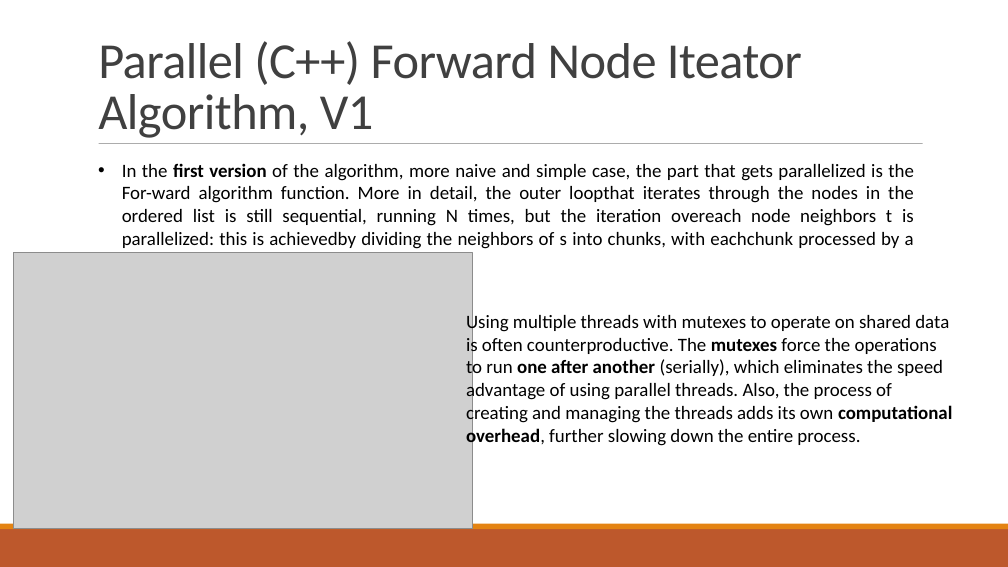
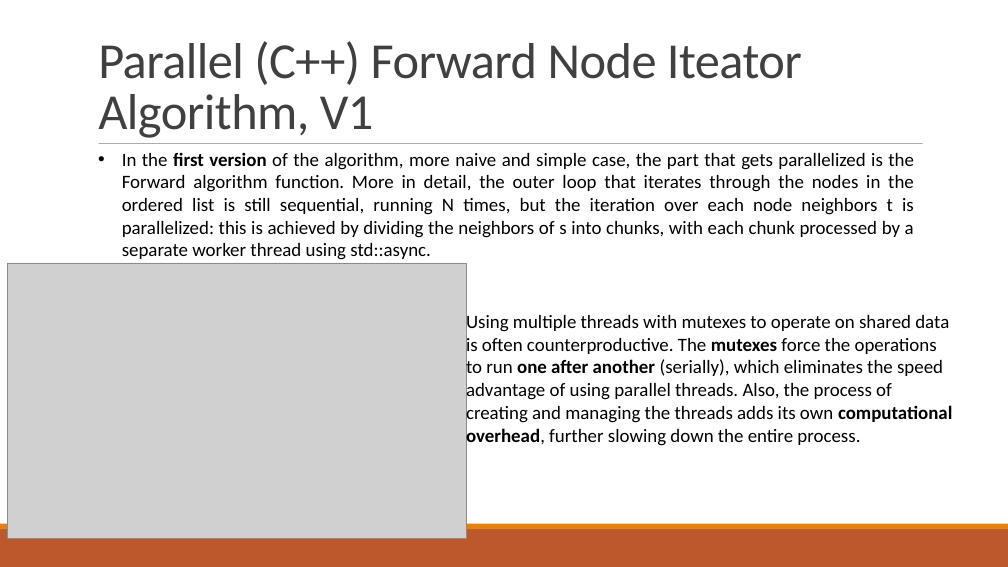
Before and after one commit to RiccardoRevalor/ParallelTriangleCounting, a slide deck: slide 5 of presentation.pptx. Drawn at 1008x567 pixels with LibreOffice and Linux fonts; fonts in the diff are those of the drawing; grey boxes stand for pictures. Boxes give left, top, right and bottom in pixels: in the first picture for what was removed or moved away, otherwise in the second. Text is boxed around its words. In the diff, an @@ line names an element or a change of style, - is before the commit and + after.

Commit message:
fix: fixed slide node it parallel v1

```diff
--- a/presentation.pptx
+++ b/presentation.pptx
@@ text at [122, 152, 914, 260]: text changed @@
-• In the first version of the algorithm, more naive and simple case, the part that gets parallelized is the For-ward algorithm function. More in detail, the outer loopthat iterates through the nodes in the ordered list is still sequential, running N times, but the iteration overeach node neighbors t is parallelized: this is achievedby dividing the neighbors of s into chunks, with eachchunk processed by a separate worker thread usingstd::async.
+• In the first version of the algorithm, more naive and simple case, the part that gets parallelized is the Forward algorithm function. More in detail, the outer loop that iterates through the nodes in the ordered list is still sequential, running N times, but the iteration over each node neighbors t is parallelized: this is achieved by dividing the neighbors of s into chunks, with each chunk processed by a separate worker thread using std::async.
@@ picture: place and size @@
-picture at [13, 253, 472, 528]
+picture at [8, 263, 467, 538]
```
Also in this commit, not shown: 1 other slide changed.
